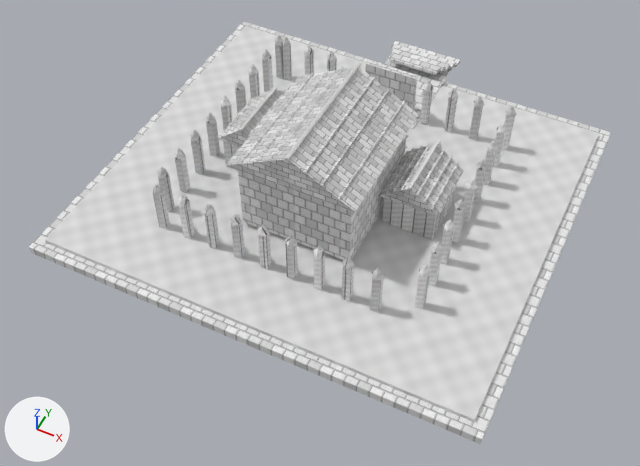
One commit to the OBJ model Unity/Assets/Eldoria/ExperimentalAshenCitadel/Meshes/AshenBastion_1.obj: the scene before it, then after it.
The view is the same before and after, from a 50 mm lens placed at (12.5, -26.9, 29.7), pointed at (0.5, -2.9, -0.3). Lighting does not change. The marker at lower left points along +X, +Y and +Z. The first picture is the older version. Where no turn or scale is listed for an object, it has been applied to the vertices. Vertices at exactly the same position are counted once.

In view in the first picture: 'AshenBastion_1'.
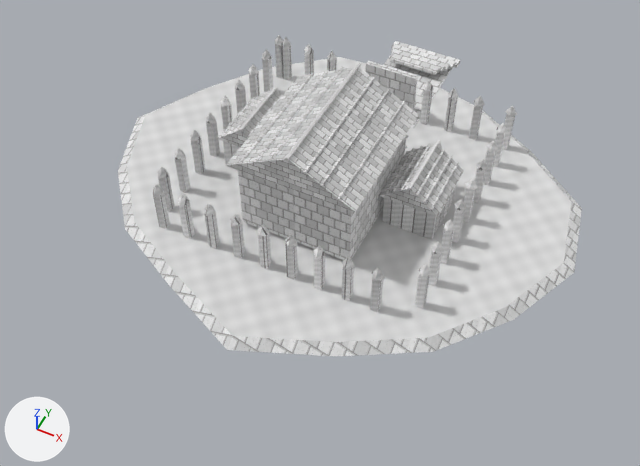
Where the change shows, as pixel boxes [x1, y1, x2, y2] in the pictures (640 x 466 px):
'AshenBastion_1', reshaped (20% narrower, 24% shorter)
    before: [29, 21, 611, 445]
    after: [118, 35, 582, 356]
part 1 of me_ashenbastion_1, rebuilt (20% narrower, 29% shorter)
    before: [29, 21, 611, 445]
    after: [118, 57, 582, 356]

The edits, one by one:
me_ashenbastion_1 is used by ob_ashenbastion_1; location (0.0, 0.0, 0.0).
me_ashenbastion_1 had 1229 vertices, 928 faces and spanned x -10.6..10.6, y -9.6..11.2, z -0.5..5.8.
me_ashenbastion_1 now has 1246 vertices, 948 faces and spans x -11.4..11.5, y -10.3..11.2, z -0.2..5.8.
me_ashenbastion_1 part 1: the loose piece of 8 vertices spanning x -10.6..10.6, y -9.6..9.6, z -0.5..-0.1 is rebuilt with 33 vertices and now spans x -11.4..11.5, y -10.3..9.6, z -0.2..0.1.
Other edits to the shape of me_ashenbastion_1 do not show in these pictures.
